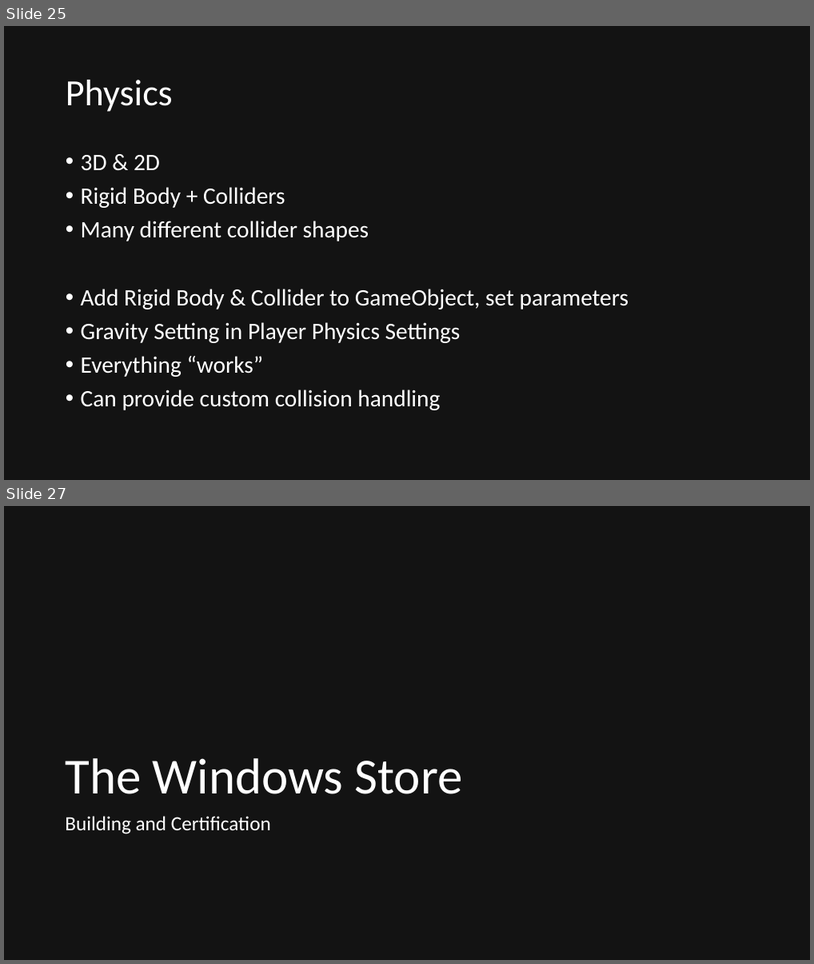
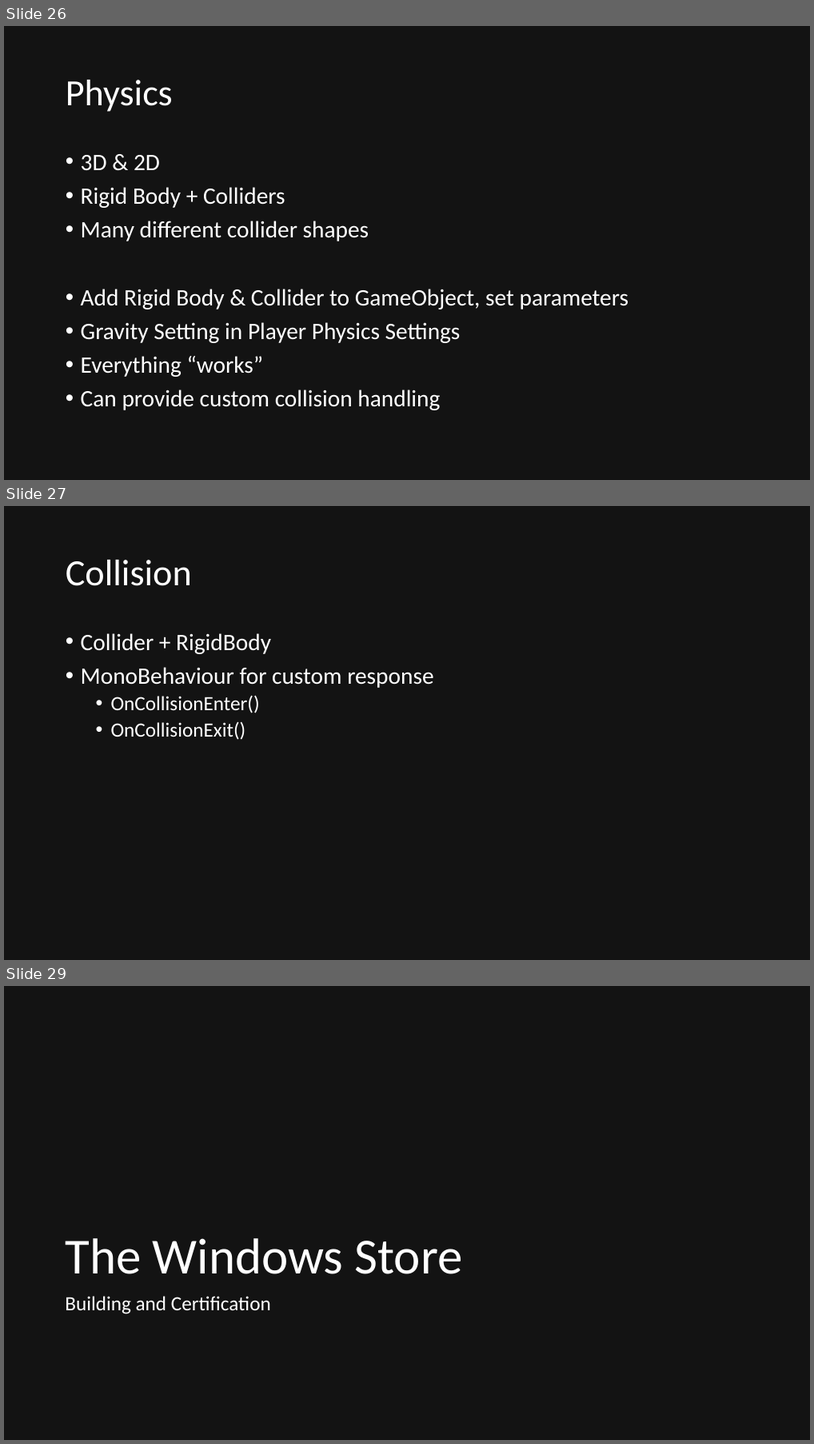
Before and after one commit to quandtm/UnitySTWorkshop, a slide deck: ST_Unity_101.pptx. Shown one above the other, each under a label of ours: slides 25 and 27 before the commit, slides 26, 27 and 29 after it; the slides between them are not shown. The pictures are 814x964 and 814x1444 pixels, drawn with LibreOffice and Linux fonts; fonts in the diff are those of the drawing. Boxes give left, top, right and bottom in pixels: in the first picture for what was removed or moved away, otherwise in the second. Text is boxed around its words. In the diff, an @@ line names an element or a change of style, - is before the commit and + after.

Commit message:
Added slides on MonoBehaviour and physics methods

```diff
--- a/ST_Unity_101.pptx
+++ b/ST_Unity_101.pptx
@@ slide 27 added at (4, 506, 810, 960), background #131313 @@
@@ title added at (66, 560, 192, 586), 44 pt, text #FFFFFF @@
+Collision
@@ text added at (81, 633, 434, 740), 28 pt, text #FFFFFF @@
+• Collider + RigidBody
+• MonoBehaviour for custom response
+  • OnCollisionEnter()
+  • OnCollisionExit()
@@ what was slide 25 is now slide 26 @@
@@ what was slide 27 is now slide 29 @@
```
Also in this commit, not shown: 2 slides changed, 1 other slide added.
